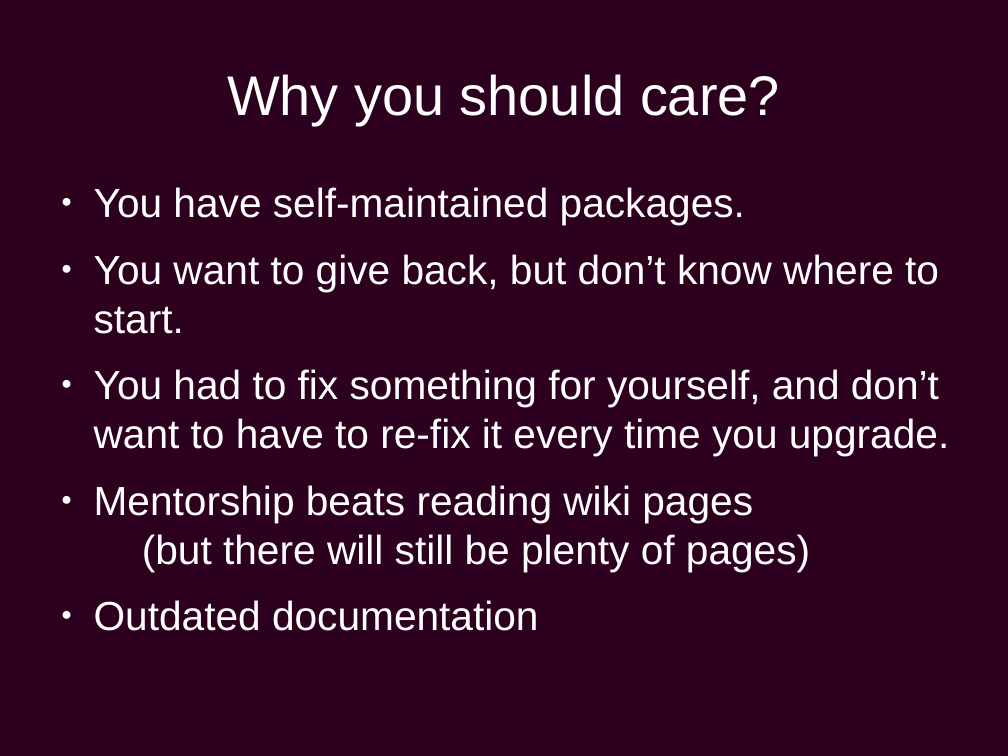
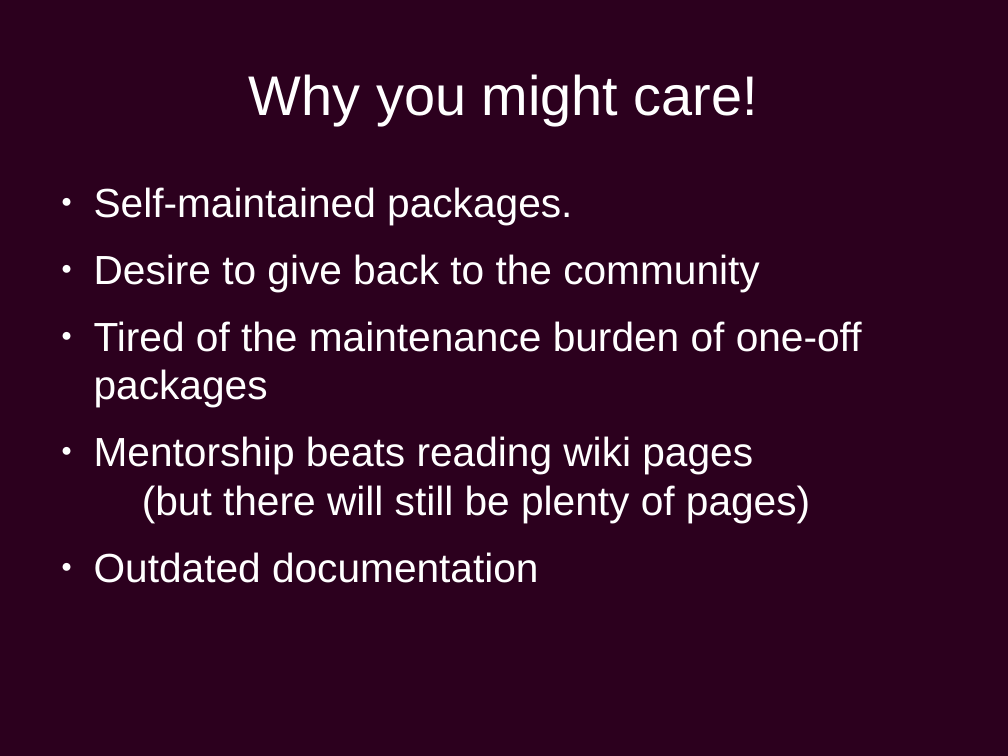
Before and after one commit to chiluk/presentations, a slide deck: slide 4 of Ubuntu Development.odp. Drawn at 1008x756 pixels with LibreOffice and Linux fonts; fonts in the diff are those of the drawing; background and template pictures are left out. Boxes give left, top, right and bottom in pixels: in the first picture for what was removed or moved away, otherwise in the second. Text is boxed around its words. In the diff, an @@ line names an element or a change of style, - is before the commit and + after.

```diff
--- a/Ubuntu Development.odp
+++ b/Ubuntu Development.odp
@@ title at (249,74,758,125): text changed @@
-Why you should care?
+Why you might care!
@@ text at (94,187,862,407): text changed @@
-● You have self-maintained packages.
-● You want to give back, but don’t know where to start.
-● You had to fix something for yourself, and don’t want to have to re-fix it every time you upgrade.
+● Self-maintained packages.
+● Desire to give back to the community
+● Tired of the maintenance burden of one-off packages
```
Also in this commit, not shown: 23 other slides changed, 5 slides added.
